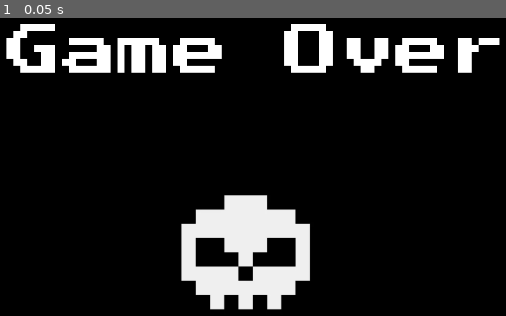
Above: before the commit, frame 1.
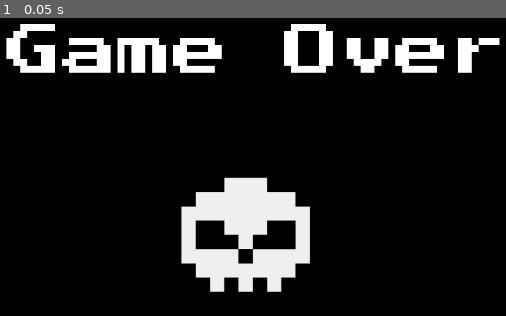
Above: after the commit, the same moment.

Repository: kwrightsk/game-jam-january-2026
Game: Godot game, scene res://game-over-screen.tscn
The game is run twice, just before and just after one commit, with the same random seed, the same clock (stepped at 60 frames per second) and the same inputs. This scene is started directly instead of the project's main scene.
Inputs:
- Up to frame 1 (0.05 s): no input

The runs differ from the first frame. In frame 1, 5.5% of the frame differs, in the area x 35-62%, y 53-98%.

Commit message:
fixing the skull image

Diff:
--- a/game-over-screen.tscn
+++ b/game-over-screen.tscn
@@ -46,9 +46,9 @@
 anchor_right = 0.5
 anchor_bottom = 0.5
 offset_left = 346.0
-offset_top = 177.0
+offset_top = 152.0
 offset_right = 805.0
-offset_bottom = 630.0
+offset_bottom = 605.0
 grow_horizontal = 2
 grow_vertical = 2
 mouse_filter = 2
